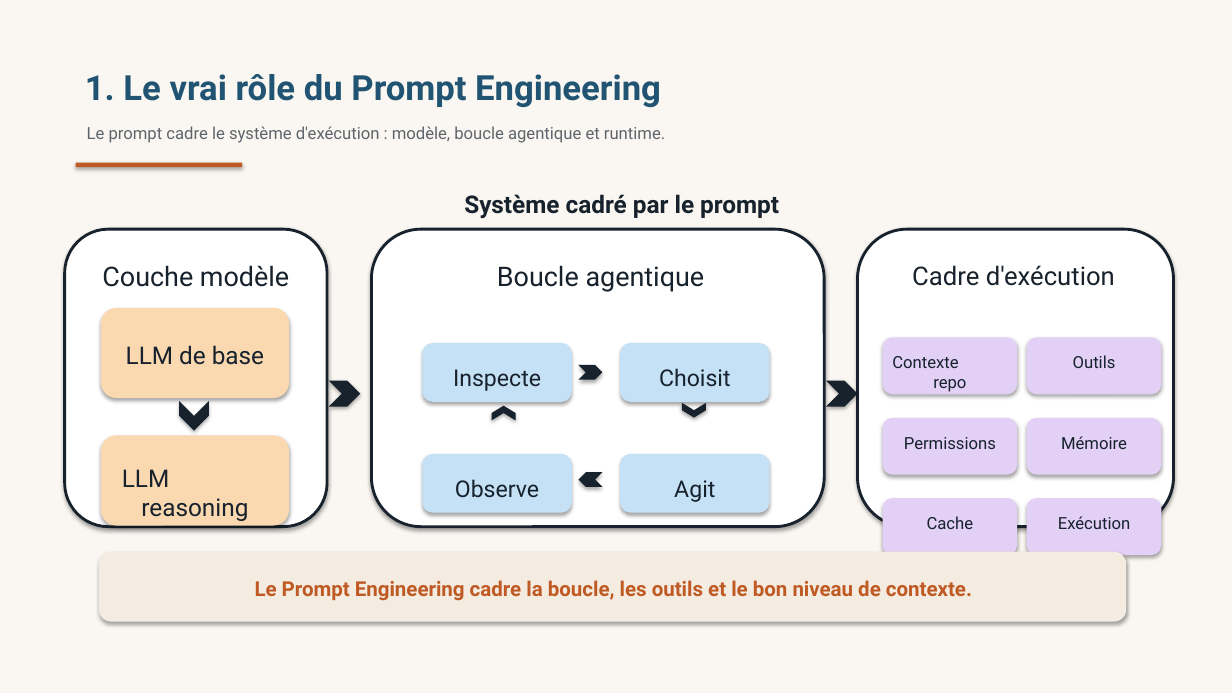
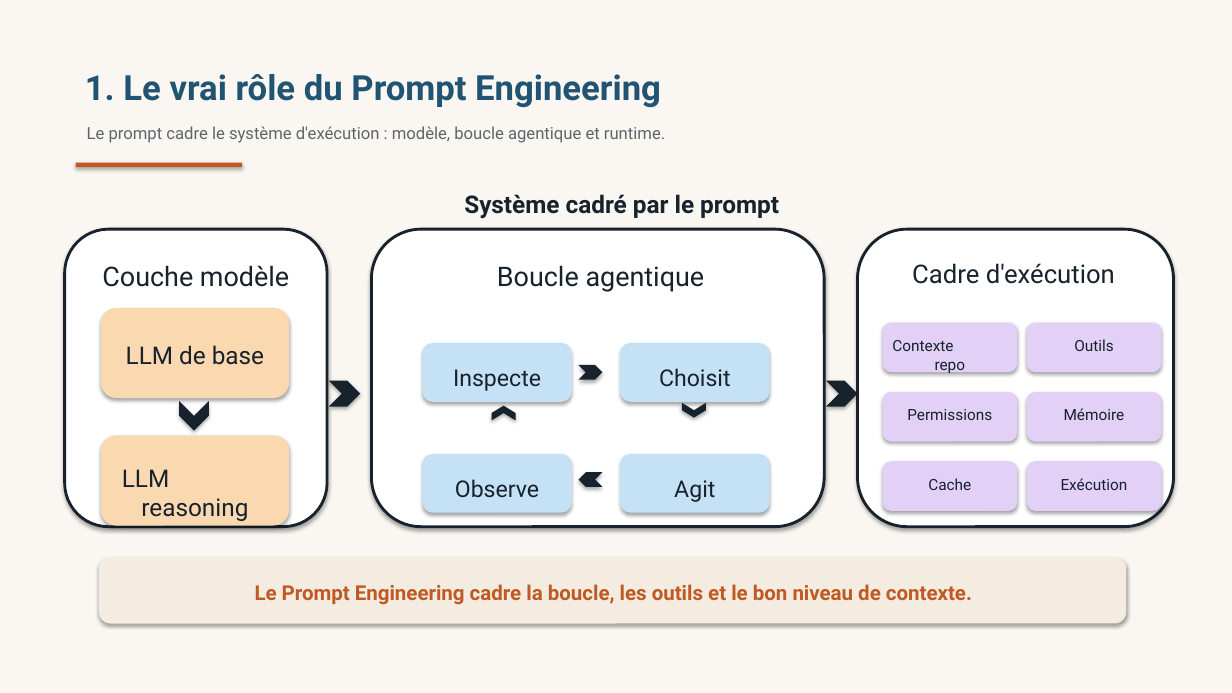
Before and after one commit to ThalesGroup/agilab, a slide deck: slide 1 of docs/source/TP Prompt Ingénierie.pptx. Drawn at 1232x693 pixels with LibreOffice and Linux fonts; fonts in the diff are those of the drawing. Boxes give left, top, right and bottom in pixels: in the first picture for what was removed or moved away, otherwise in the second. Text is boxed around its words. In the diff, an @@ line names an element or a change of style, - is before the commit and + after.

Commit message:
docs(slides): tighten prompt deck layout

```diff
--- a/docs/source/TP Prompt Ingénierie.pptx
+++ b/docs/source/TP Prompt Ingénierie.pptx
@@ rounded rectangle: place and size @@
-rounded rectangle at (884, 338, 1017, 394)
+rounded rectangle at (884, 323, 1017, 372)
@@ rounded rectangle: place and size @@
-rounded rectangle at (1028, 338, 1161, 394)
+rounded rectangle at (1028, 323, 1161, 372)
@@ text "Contexte repo": place and size @@
-text "Contexte repo" at (892, 356, 966, 392)
+text "Contexte repo" at (892, 340, 966, 374)
@@ text "Outils": place and size @@
-text "Outils" at (1073, 355, 1116, 368)
+text "Outils" at (1074, 339, 1113, 351)
@@ text "Permissions": place and size @@
-text "Permissions" at (904, 437, 996, 449)
+text "Permissions" at (907, 409, 992, 420)
@@ rounded rectangle: place and size @@
-rounded rectangle at (884, 419, 1017, 474)
+rounded rectangle at (884, 393, 1017, 441)
@@ text "Mémoire": place and size @@
-text "Mémoire" at (1061, 436, 1127, 449)
+text "Mémoire" at (1064, 408, 1125, 420)
@@ rounded rectangle: place and size @@
-rounded rectangle at (1028, 419, 1161, 474)
+rounded rectangle at (1028, 393, 1161, 441)
@@ text "Cache": place and size @@
-text "Cache" at (927, 516, 974, 529)
+text "Cache" at (928, 478, 971, 490)
@@ rounded rectangle: place and size @@
-rounded rectangle at (884, 499, 1017, 555)
+rounded rectangle at (884, 462, 1017, 510)
@@ size 13 to 12 pt in 6 elements at (892, 340, 966, 374), (1074, 339, 1113, 351), (907, 409, 992, 420), (1064, 408, 1125, 420), (928, 478, 971, 490), (1061, 478, 1128, 490) @@
@@ text "Exécution": place and size @@
-text "Exécution" at (1058, 516, 1130, 529)
+text "Exécution" at (1061, 478, 1128, 490)
@@ rounded rectangle: place and size @@
-rounded rectangle at (1028, 499, 1161, 555)
+rounded rectangle at (1028, 462, 1161, 510)
@@ rounded rectangle: place and size @@
-rounded rectangle at (100, 553, 1126, 621)
+rounded rectangle at (100, 558, 1126, 623)
@@ text "Le Prompt Engineering cadre la ...": place and size @@
-text "Le Prompt Engineering cadre la ..." at (255, 580, 972, 601)
+text "Le Prompt Engineering cadre la ..." at (255, 584, 972, 605)
```
Also in this commit, not shown: 2 other slides changed, 1 other file.
